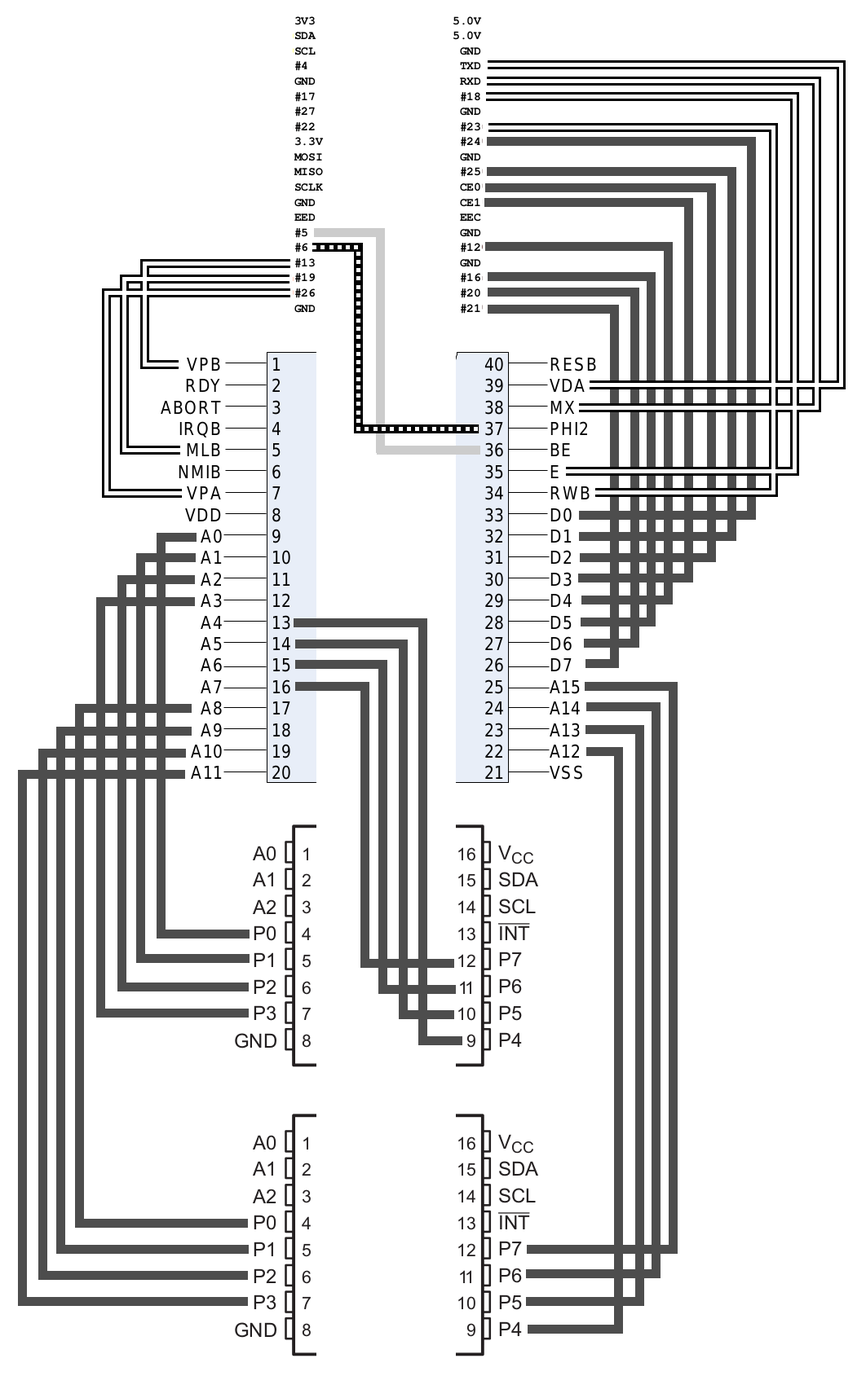
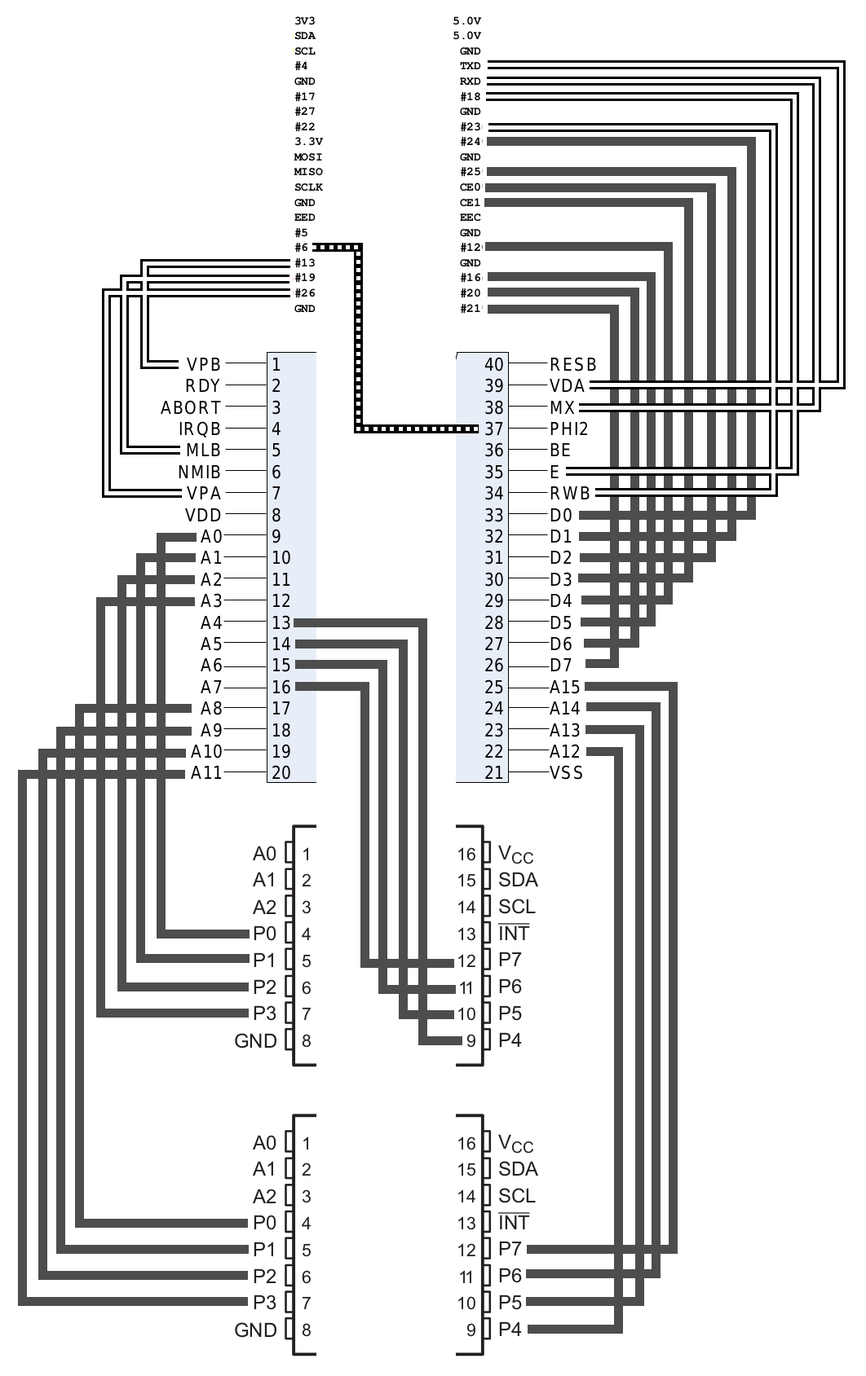
Two versions of the same layered image (866x1376). Layer-by-layer changes:
painted on "Background" over [313, 228, 481, 455]
